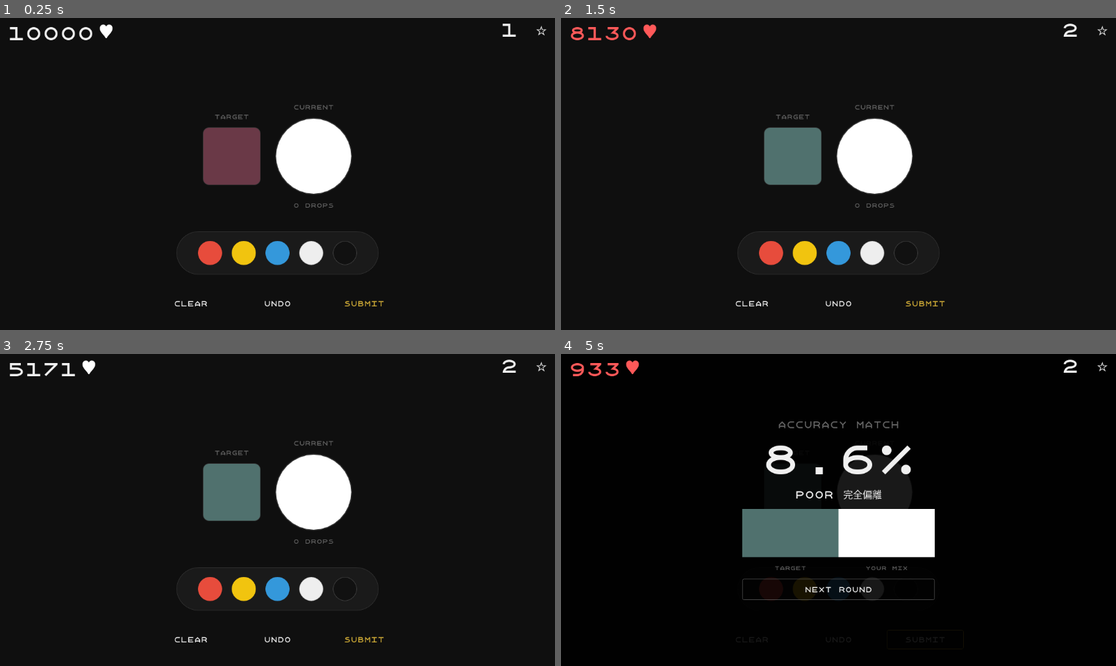
Above: before the commit, frames 1-4 (two rows, left to right).
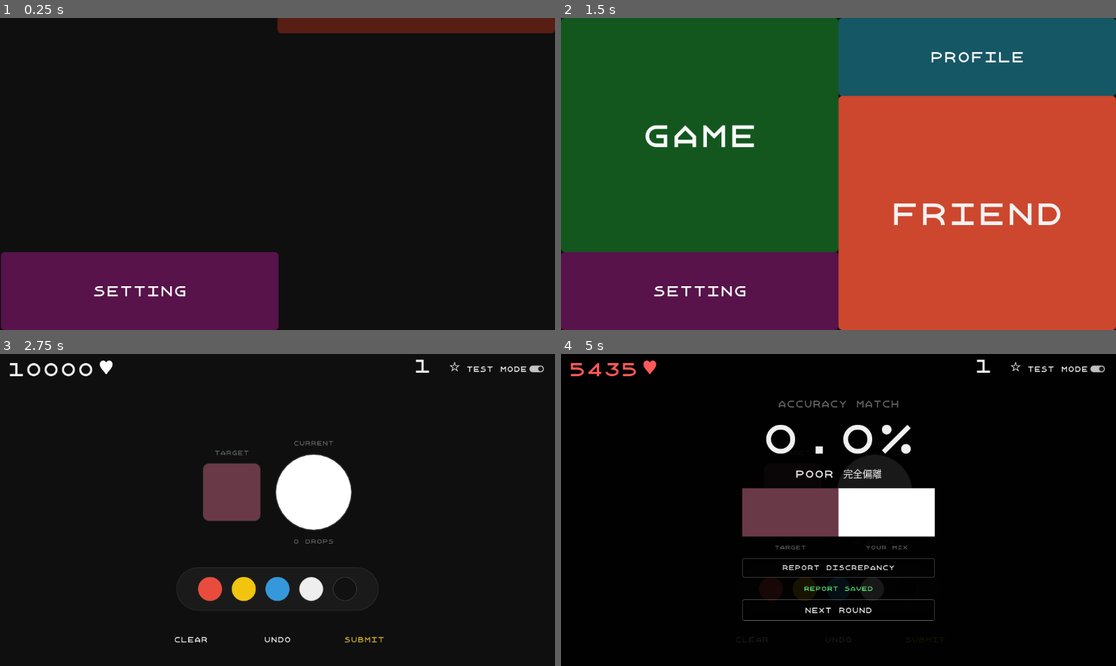
Above: after the commit, the same moments.

Repository: GINOBYGINO/coloma
Game: Godot game, scene res://scenes/MainMenu.tscn
Two runs of this game, one before a commit and one after it. Both use one fixed random seed, a clock stepped at 60 frames per second and the inputs below. Before the commit the project starts from res://scenes/Main.tscn.
Inputs (mouse positions are in pixels of both pictures, inside the frame that each line leads up to):
- Up to frame 1 (0.25 s): no input
- Up to frame 2 (1.5 s): click (927, 301) at 0.5 s, where only the run before the commit has a clickable "Submit"; click (838, 252) at 1.25 s, where only the run before the commit has a clickable "NEXT ROUND"
- Up to frame 3 (2.75 s): click (138, 472) at 2 s, where only the run after the commit has a clickable "GAME"
- Up to frame 4 (5 s): click (1066, 369) at 2.75 s, where only the run after the commit has a clickable "Test Mode"; click "Submit" at 3.5 s; click (838, 575) at 4.25 s, where only the run after the commit has a clickable "Report Discrepancy"

The runs differ from the first frame. In frame 1, 21% of the frame differs, in the area x 0-100%, y 0-100%; in frame 2, 100%; in frame 3, 2.6%; in frame 4, 9.4%.

Commit message:
加入主畫面

Diff:
--- a/project.godot
+++ b/project.godot
@@ -11,6 +11,6 @@
 [application]
 
 config/name="coloma"
-run/main_scene="res://scenes/Main.tscn"
+run/main_scene="res://scenes/MainMenu.tscn"
 config/features=PackedStringArray("4.4", "Forward Plus")
 config/icon="res://asset/icon.svg"
--- a/scenes/Main.tscn
+++ b/scenes/Main.tscn
@@ -2,7 +2,7 @@
 
 [ext_resource type="Script" uid="uid://byqmcqmf8fmfp" path="res://script/Main.gd" id="1_main"]
 [ext_resource type="FontFile" uid="uid://djmvmed1tuf5b" path="res://asset/Font/Xanmono-Regular.ttf" id="2_rvslj"]
-[ext_resource type="StyleBox" uid="uid://bls8db1owr6qa" path="res://Main.tres" id="3_0bbpv"]
+[ext_resource type="StyleBox" uid="uid://bls8db1owr6qa" path="res://style/Main.tres" id="3_0bbpv"]
 
 [sub_resource type="StyleBoxFlat" id="StyleBoxFlat_panel_target"]
 bg_color = Color(1, 1, 1, 1)
@@ -124,7 +124,7 @@
 offset_right = -16.0
 offset_bottom = 52.0
 grow_horizontal = 2
-mouse_filter = 2
+mouse_filter = 0
 theme_override_constants/separation = 0
 
 [node name="HPHBox" type="HBoxContainer" parent="HUD"]
@@ -160,7 +160,6 @@
 [node name="StageHBox" type="HBoxContainer" parent="HUD"]
 layout_mode = 2
 size_flags_horizontal = 0
-mouse_filter = 2
 theme_override_constants/separation = 6
 alignment = 2
 
@@ -173,6 +172,15 @@
 text = "1 ⭐"
 horizontal_alignment = 2
 vertical_alignment = 1
+
+[node name="TestModeToggle" type="CheckButton" parent="HUD/StageHBox"]
+unique_name_in_owner = true
+layout_mode = 2
+theme_override_colors/font_color = Color(0.941176, 0.941176, 0.941176, 1)
+theme_override_fonts/font = ExtResource("2_rvslj")
+theme_override_font_sizes/font_size = 14
+button_pressed = true
+text = "Test Mode"
 
 [node name="HoldTimer" type="Timer" parent="."]
 wait_time = 0.2
@@ -514,6 +522,32 @@
 theme_override_fonts/font = ExtResource("2_rvslj")
 theme_override_font_sizes/font_size = 11
 text = "YOUR MIX"
+horizontal_alignment = 1
+
+[node name="BtnReportDiscrepancy" type="Button" parent="ResultModal/ModalCenter/ModalVBox"]
+unique_name_in_owner = true
+visible = false
+custom_minimum_size = Vector2(220, 40)
+layout_mode = 2
+theme_override_colors/font_color = Color(0.941176, 0.941176, 0.941176, 1)
+theme_override_fonts/font = ExtResource("2_rvslj")
+theme_override_font_sizes/font_size = 13
+theme_override_styles/focus = ExtResource("3_0bbpv")
+theme_override_styles/disabled = ExtResource("3_0bbpv")
+theme_override_styles/hover = ExtResource("3_0bbpv")
+theme_override_styles/pressed = ExtResource("3_0bbpv")
+theme_override_styles/normal = ExtResource("3_0bbpv")
+text = "Report Discrepancy"
+flat = true
+
+[node name="ReportSavedLabel" type="Label" parent="ResultModal/ModalCenter/ModalVBox"]
+unique_name_in_owner = true
+visible = false
+layout_mode = 2
+theme_override_colors/font_color = Color(0.38, 0.96, 0.48, 1)
+theme_override_fonts/font = ExtResource("2_rvslj")
+theme_override_font_sizes/font_size = 12
+text = "Report Saved"
 horizontal_alignment = 1
 
 [node name="BtnNext" type="Button" parent="ResultModal/ModalCenter/ModalVBox"]
@@ -531,3 +565,19 @@
 theme_override_styles/normal_mirrored = ExtResource("3_0bbpv")
 theme_override_styles/normal = ExtResource("3_0bbpv")
 text = "NEXT ROUND"
+
+[node name="HomeButton" type="Button" parent="ResultModal/ModalCenter/ModalVBox"]
+unique_name_in_owner = true
+visible = false
+custom_minimum_size = Vector2(220, 44)
+layout_mode = 2
+theme_override_colors/font_color = Color(0.941176, 0.941176, 0.941176, 1)
+theme_override_fonts/font = ExtResource("2_rvslj")
+theme_override_font_sizes/font_size = 14
+theme_override_styles/focus = ExtResource("3_0bbpv")
+theme_override_styles/disabled = ExtResource("3_0bbpv")
+theme_override_styles/hover = ExtResource("3_0bbpv")
+theme_override_styles/pressed = ExtResource("3_0bbpv")
+theme_override_styles/normal = ExtResource("3_0bbpv")
+text = "回到主畫面"
+flat = true
--- /dev/null
+++ b/scenes/MainMenu.tscn
@@ -0,0 +1,169 @@
+[gd_scene load_steps=11 format=3 uid="uid://cromhna0rg2lm"]
+
+[ext_resource type="Script" uid="uid://cofpbduknl540" path="res://script/MainMenu.gd" id="1_g188c"]
+[ext_resource type="FontFile" uid="uid://djmvmed1tuf5b" path="res://asset/Font/Xanmono-Regular.ttf" id="2_6uebf"]
+
+[sub_resource type="StyleBoxFlat" id="StyleBoxFlat_start"]
+bg_color = Color(0.0745098, 0.341176, 0.121569, 1)
+corner_radius_top_left = 8
+corner_radius_top_right = 8
+corner_radius_bottom_right = 8
+corner_radius_bottom_left = 8
+
+[sub_resource type="StyleBoxFlat" id="StyleBoxFlat_2wh52"]
+bg_color = Color(0.176, 0.8, 0.2904, 1)
+corner_radius_top_left = 8
+corner_radius_top_right = 8
+corner_radius_bottom_right = 8
+corner_radius_bottom_left = 8
+
+[sub_resource type="StyleBoxFlat" id="StyleBoxFlat_profile"]
+bg_color = Color(0.088, 0.3428, 0.4, 1)
+corner_radius_top_left = 8
+corner_radius_top_right = 8
+corner_radius_bottom_right = 8
+corner_radius_bottom_left = 8
+
+[sub_resource type="StyleBoxFlat" id="StyleBoxFlat_0ykhv"]
+bg_color = Color(0.176, 0.6856, 0.8, 1)
+corner_radius_top_left = 8
+corner_radius_top_right = 8
+corner_radius_bottom_right = 8
+corner_radius_bottom_left = 8
+
+[sub_resource type="StyleBoxFlat" id="StyleBoxFlat_settings"]
+bg_color = Color(0.341176, 0.0745098, 0.290196, 1)
+corner_radius_top_left = 8
+corner_radius_top_right = 8
+corner_radius_bottom_right = 8
+corner_radius_bottom_left = 8
+
+[sub_resource type="StyleBoxFlat" id="StyleBoxFlat_ow34m"]
+bg_color = Color(0.8, 0.176, 0.6856, 1)
+corner_radius_top_left = 8
+corner_radius_top_right = 8
+corner_radius_bottom_right = 8
+corner_radius_bottom_left = 8
+
+[sub_resource type="StyleBoxFlat" id="StyleBoxFlat_friend"]
+bg_color = Color(0.341176, 0.117647, 0.0745098, 1)
+corner_radius_top_left = 8
+corner_radius_top_right = 8
+corner_radius_bottom_right = 8
+corner_radius_bottom_left = 8
+
+[sub_resource type="StyleBoxFlat" id="StyleBoxFlat_l72w3"]
+bg_color = Color(0.8, 0.28, 0.176, 1)
+corner_radius_top_left = 8
+corner_radius_top_right = 8
+corner_radius_bottom_right = 8
+corner_radius_bottom_left = 8
+
+[node name="MainMenu" type="Control"]
+layout_mode = 3
+anchors_preset = 15
+anchor_right = 1.0
+anchor_bottom = 1.0
+grow_horizontal = 2
+grow_vertical = 2
+script = ExtResource("1_g188c")
+
+[node name="Background" type="ColorRect" parent="."]
+layout_mode = 1
+anchors_preset = 15
+anchor_right = 1.0
+anchor_bottom = 1.0
+grow_horizontal = 2
+grow_vertical = 2
+color = Color(0.0588235, 0.0588235, 0.0588235, 1)
+
+[node name="UILayer" type="CanvasLayer" parent="."]
+layer = 5
+
+[node name="MenuRoot" type="Control" parent="UILayer"]
+layout_mode = 3
+anchors_preset = 15
+anchor_right = 1.0
+anchor_bottom = 1.0
+grow_horizontal = 2
+grow_vertical = 2
+
+[node name="StartButton" type="Button" parent="UILayer/MenuRoot"]
+layout_mode = 1
+anchors_preset = -1
+anchor_right = 0.5
+anchor_bottom = 0.5
+offset_bottom = 162.0
+grow_horizontal = 2
+grow_vertical = 2
+theme_override_colors/font_disabled_color = Color(0.980392, 0.980392, 0.980392, 1)
+theme_override_colors/font_color = Color(0.980392, 0.980392, 0.980392, 1)
+theme_override_fonts/font = ExtResource("2_6uebf")
+theme_override_font_sizes/font_size = 60
+theme_override_styles/focus = SubResource("StyleBoxFlat_start")
+theme_override_styles/disabled = SubResource("StyleBoxFlat_start")
+theme_override_styles/hover = SubResource("StyleBoxFlat_2wh52")
+theme_override_styles/pressed = SubResource("StyleBoxFlat_start")
+theme_override_styles/normal = SubResource("StyleBoxFlat_start")
+text = "GAME"
+
+[node name="ProfileButton" type="Button" parent="UILayer/MenuRoot"]
+layout_mode = 1
+anchors_preset = -1
+anchor_left = 0.5
+anchor_right = 1.0
+anchor_bottom = 0.5
+offset_bottom = -162.0
+grow_horizontal = 2
+grow_vertical = 2
+theme_override_colors/font_disabled_color = Color(0.980392, 0.980392, 0.980392, 1)
+theme_override_colors/font_color = Color(0.980392, 0.980392, 0.980392, 1)
+theme_override_fonts/font = ExtResource("2_6uebf")
+theme_override_font_sizes/font_size = 28
+theme_override_styles/focus = SubResource("StyleBoxFlat_profile")
+theme_override_styles/disabled = SubResource("StyleBoxFlat_profile")
+theme_override_styles/hover = SubResource("StyleBoxFlat_0ykhv")
+theme_override_styles/pressed = SubResource("StyleBoxFlat_profile")
+theme_override_styles/normal = SubResource("StyleBoxFlat_profile")
+text = "PROFILE"
+
+[node name="SettingsButton" type="Button" parent="UILayer/MenuRoot"]
+layout_mode = 1
+anchors_preset = -1
+anchor_top = 0.5
+anchor_right = 0.5
+anchor_bottom = 1.0
+offset_top = 162.0
+grow_horizontal = 2
+grow_vertical = 2
+theme_override_colors/font_disabled_color = Color(0.980392, 0.980392, 0.980392, 1)
+theme_override_colors/font_color = Color(0.980392, 0.980392, 0.980392, 1)
+theme_override_fonts/font = ExtResource("2_6uebf")
+theme_override_font_sizes/font_size = 28
+theme_override_styles/focus = SubResource("StyleBoxFlat_settings")
+theme_override_styles/disabled = SubResource("StyleBoxFlat_settings")
+theme_override_styles/hover = SubResource("StyleBoxFlat_ow34m")
+theme_override_styles/pressed = SubResource("StyleBoxFlat_settings")
+theme_override_styles/normal = SubResource("StyleBoxFlat_settings")
+text = "SETTING"
+
+[node name="FriendButton" type="Button" parent="UILayer/MenuRoot"]
+layout_mode = 1
+anchors_preset = -1
+anchor_left = 0.5
+anchor_top = 0.5
+anchor_right = 1.0
+anchor_bottom = 1.0
+offset_top = -162.0
+grow_horizontal = 2
+grow_vertical = 2
+theme_override_colors/font_disabled_color = Color(0.980392, 0.980392, 0.980392, 1)
+theme_override_colors/font_color = Color(0.980392, 0.980392, 0.980392, 1)
+theme_override_fonts/font = ExtResource("2_6uebf")
+theme_override_font_sizes/font_size = 60
+theme_override_styles/focus = SubResource("StyleBoxFlat_friend")
+theme_override_styles/disabled = SubResource("StyleBoxFlat_friend")
+theme_override_styles/hover = SubResource("StyleBoxFlat_l72w3")
+theme_override_styles/pressed = SubResource("StyleBoxFlat_friend")
+theme_override_styles/normal = SubResource("StyleBoxFlat_friend")
+text = "FRIEND"
--- /dev/null
+++ b/scenes/profile_hover.tres
@@ -0,0 +1,8 @@
+[gd_resource type="StyleBoxFlat" format=3 uid="uid://ds3gq788ui5lm"]
+
+[resource]
+bg_color = Color(0.088, 0.3428, 0.4, 1)
+corner_radius_top_left = 8
+corner_radius_top_right = 8
+corner_radius_bottom_right = 8
+corner_radius_bottom_left = 8
--- a/script/Main.gd
+++ b/script/Main.gd
@@ -39,6 +39,12 @@
 const HUD_HP_DAMAGE := Color(1.0, 0.35, 0.35, 1)
 const HUD_HP_HEAL := Color(0.38, 0.96, 0.48, 1)
 
+## 極深色（低 L*）：人眼對色差較不敏感，放寬 ΔE 對應分數時的有效除數
+const LOW_L_STAR_THRESHOLD := 10.0
+const DARK_PAIR_DE_RELAX := 1.75
+
+const DISCREPANCY_REPORT_PATH := "user://discrepancy_reports.jsonl"
+
 # endregion
 
 # region 節點引用
@@ -65,10 +71,14 @@
 @onready var _split_target: ColorRect = %SplitTargetColor
 @onready var _split_player: ColorRect = %SplitPlayerColor
 @onready var _btn_next: Button = %BtnNext
+@onready var _btn_home: Button = %HomeButton
 @onready var _hp_label: Label = %HPLabel
 @onready var _heart_icon: Label = %HeartIcon
 @onready var _stage_label: Label = %StageLabel
 @onready var _result_title: Label = %ResultTitle
+@onready var _test_mode_toggle: CheckButton = %TestModeToggle
+@onready var _btn_report_discrepancy: Button = %BtnReportDiscrepancy
+@onready var _report_saved_label: Label = %ReportSavedLabel
 # endregion
 
 ## 遊戲狀態
@@ -89,6 +99,11 @@
 ## 本局 Undo 次數（影響結算精準度）
 var _undo_count: int = 0
 
+## 結算彈窗開啟時的快照（供測試模式上報）
+var _last_delta_e: float = 0.0
+var _last_final_score: float = 0.0
+var _last_drops_snapshot: Array[String] = []
+
 # region 生命週期
 func _ready() -> void:
 	# 背景色與 HTML 一致
@@ -109,6 +124,9 @@
 	_btn_undo.pressed.connect(_on_undo_pressed)
 	_btn_submit.pressed.connect(_on_submit_pressed)
 	_btn_next.pressed.connect(_on_next_round_pressed)
+	_btn_home.pressed.connect(_on_home_pressed)
+	_btn_report_discrepancy.pressed.connect(_report_issue)
+	_test_mode_toggle.toggled.connect(_on_test_mode_toggled)
 
 	_modal.visible = false
 	_modal.hide()
@@ -412,10 +430,12 @@
 	return sqrt(d.x * d.x + d.y * d.y + d.z * d.z)
 
 
-## 將 ΔE 映射到 0~100 的「基礎精準度」再扣 Undo
-func _accuracy_from_delta_e(de: float) -> float:
-	## 使用平滑曲線：ΔE 越小分數越高；係數可依手感微調
-	var base: float = clampf(100.0 * exp(-de / 23.0), 0.0, 100.0)
+## 將 ΔE 映射到 0~100 的「基礎精準度」。雙方皆為極深色時放寬有效 ΔE，貼近低亮度下的視覺經驗。
+func _accuracy_from_delta_e(de: float, lab_target: Vector3, lab_player: Vector3) -> float:
+	var de_eff: float = de
+	if lab_target.x < LOW_L_STAR_THRESHOLD and lab_player.x < LOW_L_STAR_THRESHOLD:
+		de_eff = de / DARK_PAIR_DE_RELAX
+	var base: float = clampf(100.0 * exp(-de_eff /1.0), 0.0, 100.0)
 	return base
 
 # endregion
@@ -441,9 +461,13 @@
 	var lab_c: Vector3 = rgb_to_lab(_current_color)
 	var de: float = delta_e_76(lab_t, lab_c)
 
-	var base_score: float = _accuracy_from_delta_e(de)
+	_last_delta_e = de
+	_last_drops_snapshot = _drops.duplicate()
+
+	var base_score: float = _accuracy_from_delta_e(de, lab_t, lab_c)
 	## Undo 不影響結算分數
 	var final_score: float = clampf(base_score, 0.0, 100.0)
+	_last_final_score = final_score
 
 	var prof: Dictionary = _get_difficulty_profile(_stage)
 	var dmg_mult: float = float(prof["damage_mult"])
@@ -465,6 +489,7 @@
 		_feedback_label.text = "生命值歸零"
 		_score_label.add_theme_color_override("font_color", Color.html("#ff5555"))
 		_btn_next.text = "重新開始"
+		_btn_home.visible = true
 	else:
 		_result_title.text = "ACCURACY MATCH"
 		_feedback_label.text = _feedback_for_score(final_score)
@@ -473,9 +498,67 @@
 		else:
 			_score_label.add_theme_color_override("font_color", Color.html("#f0f0f0"))
 		_btn_next.text = "NEXT ROUND"
+		_btn_home.visible = false
+
+	if _report_saved_label:
+		_report_saved_label.visible = false
+	_btn_report_discrepancy.visible = _test_mode_toggle.button_pressed
 
 	_modal.visible = true
 	_modal.show()
+
+
+func _color_to_hex(c: Color) -> String:
+	return "#" + c.to_html(false)
+
+
+func _on_test_mode_toggled(_pressed: bool) -> void:
+	if _modal and _modal.visible:
+		_btn_report_discrepancy.visible = _test_mode_toggle.button_pressed
+
+
+func _report_issue() -> void:
+	if not _test_mode_toggle.button_pressed:
+		return
+	var payload := {
+		"target_hex": _color_to_hex(_target_color),
+		"player_hex": _color_to_hex(_current_color),
+		"delta_e": _last_delta_e,
+		"accuracy_percent": _last_final_score,
+		"drops": _last_drops_snapshot.duplicate(),
+		"timestamp": Time.get_datetime_string_from_system(false, true),
+	}
+	if _append_discrepancy_report_line(payload):
+		print("Report Saved: ", JSON.stringify(payload))
+		if _report_saved_label:
+			_report_saved_label.visible = true
+			get_tree().create_timer(2.5).timeout.connect(
+				func(): _hide_report_saved_if_still_open()
+			)
+
+
+func _hide_report_saved_if_still_open() -> void:
+	if _report_saved_label and _modal.visible:
+		_report_saved_label.visible = false
+
+
+## 以 JSON Lines 附加寫入；檔案不存在時先建立。
+func _append_discrepancy_report_line(obj: Dictionary) -> bool:
+	var path := DISCREPANCY_REPORT_PATH
+	if not FileAccess.file_exists(path):
+		var create := FileAccess.open(path, FileAccess.WRITE)
+		if create == null:
+			push_error("無法建立 discrepancy_reports.jsonl")
+			return false
+		create.close()
+	var file := FileAccess.open(path, FileAccess.READ_WRITE)
+	if file == null:
+		push_error("無法開啟 discrepancy_reports.jsonl")
+		return false
+	file.seek_end()
+	file.store_line(JSON.stringify(obj))
+	file.close()
+	return true
 
 
 func _feedback_for_score(s: float) -> String:
@@ -495,6 +578,10 @@
 func start_new_round() -> void:
 	_modal.hide()
 	_modal.visible = false
+	if _btn_home:
+		_btn_home.visible = false
+	if _report_saved_label:
+		_report_saved_label.visible = false
 	_drops.clear()
 	_undo_count = 0
 	_generate_target_color()
@@ -511,6 +598,10 @@
 	start_new_round()
 
 
+func _on_home_pressed() -> void:
+	get_tree().change_scene_to_file("res://scenes/MainMenu.tscn")
+
+
 func _on_next_round_pressed() -> void:
 	if _game_over:
 		_full_restart()
--- /dev/null
+++ b/script/MainMenu.gd
@@ -0,0 +1,146 @@
+extends Control
+
+const GAME_SCENE := "res://scenes/Main.tscn"
+
+@onready var _menu_root: Control = $UILayer/MenuRoot
+@onready var _start_btn: Button = $UILayer/MenuRoot/StartButton
+@onready var _profile_btn: Button = $UILayer/MenuRoot/ProfileButton
+@onready var _settings_btn: Button = $UILayer/MenuRoot/SettingsButton
+@onready var _friend_btn: Button = $UILayer/MenuRoot/FriendButton
+
+var _final_rects: Dictionary = {}
+var _opening_done: bool = false
+
+
+func _ready() -> void:
+	_set_buttons_interactive(false)
+	_start_btn.pressed.connect(_on_start_pressed)
+	_profile_btn.pressed.connect(_on_profile_pressed)
+	_settings_btn.pressed.connect(_on_settings_pressed)
+	_friend_btn.pressed.connect(_on_friend_pressed)
+
+	await get_tree().process_frame
+	await get_tree().process_frame
+	_cache_button_rects()
+	_apply_offscreen_starts()
+	_play_opening_animation()
+
+
+func _cache_button_rects() -> void:
+	for b in [_start_btn, _profile_btn, _settings_btn, _friend_btn]:
+		var gr: Rect2 = Rect2(b.global_position, b.size)
+		_final_rects[b] = gr
+
+
+func _to_local_rect(global_r: Rect2) -> Rect2:
+	var origin: Vector2 = _menu_root.global_position
+	return Rect2(global_r.position - origin, global_r.size)
+
+
+func _freeze_manual_layout(btn: Button, global_r: Rect2) -> void:
+	var lr: Rect2 = _to_local_rect(global_r)
+	btn.set_anchors_preset(Control.PRESET_TOP_LEFT)
+	btn.position = lr.position
+	btn.size = lr.size
+
+
+## Profile 落下後暫停位置：在左半（與 Start 同一列、置中於左上格），之後被 Start 從左撞向右側定點
+func _profile_staged_left_pos(start_rect: Rect2, profile_rect: Rect2) -> Vector2:
+	return Vector2(
+		start_rect.position.x + (start_rect.size.x - profile_rect.size.x) * 0.5,
+		profile_rect.position.y
+	)
+
+
+func _apply_offscreen_starts() -> void:
+	var vp: Vector2 = get_viewport_rect().size
+	var margin: float = 48.0
+
+	var rs: Rect2 = _final_rects[_settings_btn]
+	var rf: Rect2 = _final_rects[_friend_btn]
+	var rp: Rect2 = _final_rects[_profile_btn]
+	var rt: Rect2 = _final_rects[_start_btn]
+	var profile_stage_left: Vector2 = _profile_staged_left_pos(rt, rp)
+
+	_freeze_manual_layout(_settings_btn, rs)
+	# 從螢幕右側外快速移向左下預定位置
+	_settings_btn.global_position = Vector2(vp.x + margin, rs.position.y)
+
+	_freeze_manual_layout(_friend_btn, rf)
+	# 從上方墜落至右下
+	_friend_btn.global_position = Vector2(rf.position.x, -rf.size.y - margin)
+
+	_freeze_manual_layout(_profile_btn, rp)
+	# 從上方墜落，路徑在螢幕左側（落在左上格暫停，尚未到右上定點）
+	_profile_btn.global_position = Vector2(profile_stage_left.x, -rp.size.y - margin)
+
+	_freeze_manual_layout(_start_btn, rt)
+	# 從左側外衝向左上
+	_start_btn.global_position = Vector2(-rt.size.x - margin, rt.position.y)
+
+
+func _play_opening_animation() -> void:
+	var rs: Rect2 = _final_rects[_settings_btn]
+	var rf: Rect2 = _final_rects[_friend_btn]
+	var rp: Rect2 = _final_rects[_profile_btn]
+	var rt: Rect2 = _final_rects[_start_btn]
+	var profile_stage_left: Vector2 = _profile_staged_left_pos(rt, rp)
+
+	var tw_intro: Tween = create_tween()
+	tw_intro.set_parallel(true)
+	tw_intro.tween_property(
+		_settings_btn, "global_position", rs.position, 0.32
+	).set_trans(Tween.TRANS_QUINT).set_ease(Tween.EASE_OUT)
+	tw_intro.tween_property(
+		_friend_btn, "global_position", rf.position, 0.36
+	).set_trans(Tween.TRANS_QUINT).set_ease(Tween.EASE_IN)
+
+	await tw_intro.finished
+	await get_tree().create_timer(0.06).timeout
+
+	# Profile 先墜至左側（左上格）；此時 Start 仍在螢幕左外待命
+	var tw_profile_fall: Tween = create_tween()
+	tw_profile_fall.tween_property(
+		_profile_btn, "global_position", profile_stage_left, 0.38
+	).set_trans(Tween.TRANS_QUINT).set_ease(Tween.EASE_IN)
+
+	await tw_profile_fall.finished
+	await get_tree().create_timer(0.1).timeout
+
+	# Start 從左側衝入定點，同時把 Profile 從左側一路推到右上定點
+	var tw_charge: Tween = create_tween()
+	tw_charge.set_parallel(true)
+	tw_charge.tween_property(
+		_start_btn, "global_position", rt.position, 0.52
+	).set_trans(Tween.TRANS_BACK).set_ease(Tween.EASE_OUT)
+	tw_charge.tween_property(
+		_profile_btn, "global_position", rp.position, 0.52
+	).set_trans(Tween.TRANS_QUINT).set_ease(Tween.EASE_OUT)
+
+	await tw_charge.finished
+	_opening_done = true
+	_set_buttons_interactive(true)
+
+
+func _set_buttons_interactive(enabled: bool) -> void:
+	for b in [_start_btn, _profile_btn, _settings_btn, _friend_btn]:
+		b.disabled = not enabled
+		b.focus_mode = Control.FOCUS_ALL if enabled else Control.FOCUS_NONE
+
+
+func _on_start_pressed() -> void:
+	if not _opening_done:
+		return
+	get_tree().change_scene_to_file(GAME_SCENE)
+
+
+func _on_profile_pressed() -> void:
+	print("ProfileButton: 個人檔案（調試）")
+
+
+func _on_settings_pressed() -> void:
+	print("SettingsButton: 設定（調試）")
+
+
+func _on_friend_pressed() -> void:
+	print("FriendButton: 好友連機（調試）")
Not shown, added: script/MainMenu.gd.uid
Renamed: Main.tres -> style/Main.tres
Not shown, added: discrepancy_reports.jsonl
